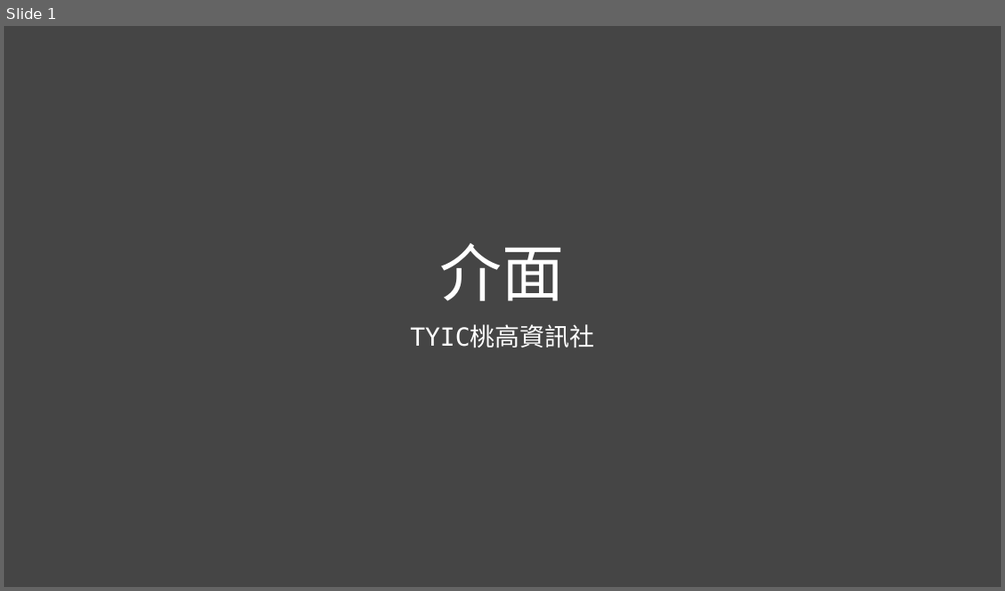
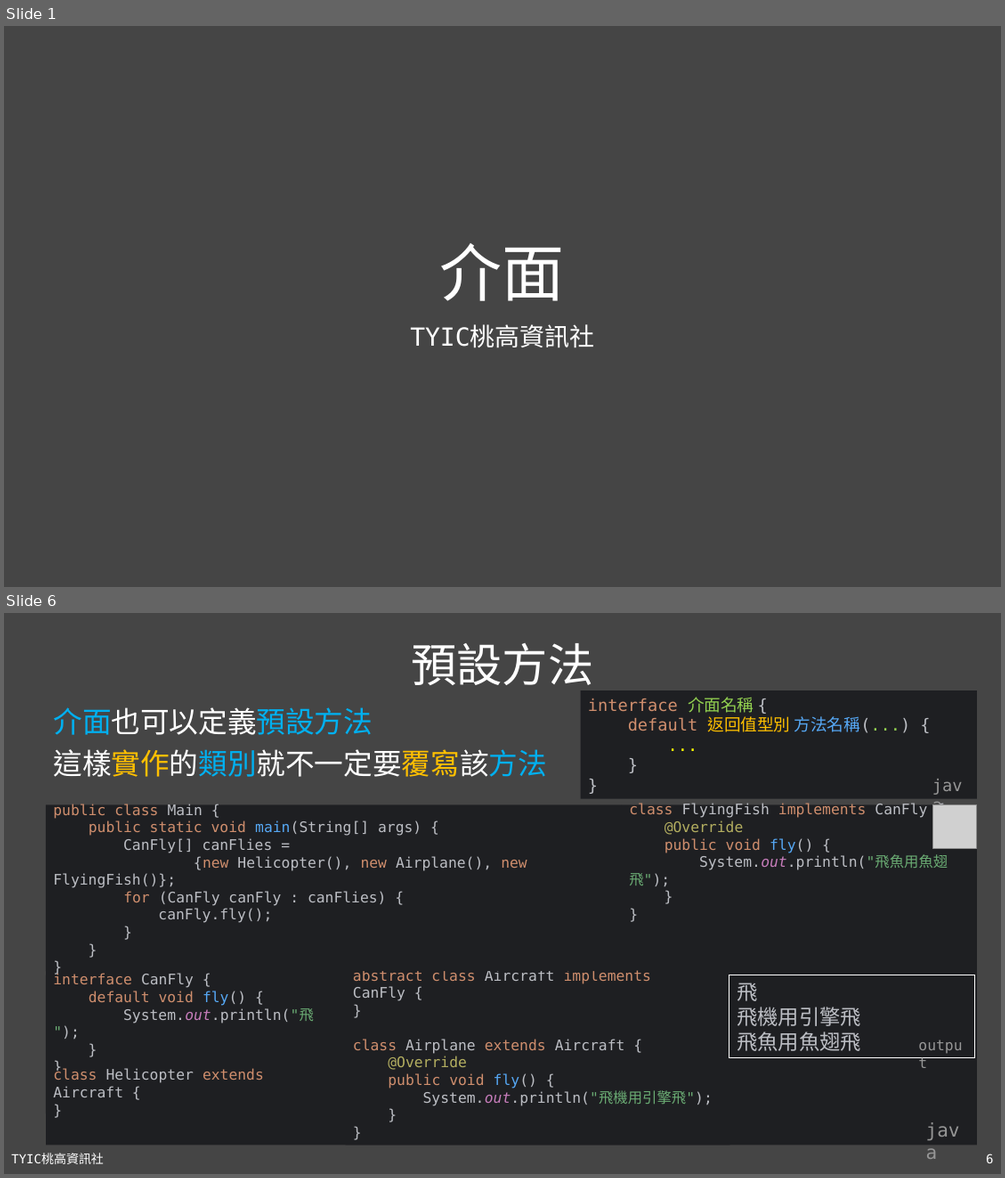
Before and after one commit to TYSHIC/slides, a slide deck: powerpoint/11_介面.pptx. Shown one above the other, each under a label of ours: slide 1 before the commit, slides 1 and 6 after it; the slides between them are not shown. The pictures are 1005x591 and 1005x1178 pixels, drawn with LibreOffice and Linux fonts; fonts in the diff are those of the drawing; grey boxes stand for pictures. Boxes give left, top, right and bottom in pixels: in the first picture for what was removed or moved away, otherwise in the second. Text is boxed around its words. In the diff, an @@ line names an element or a change of style, - is before the commit and + after.

```diff
--- a/powerpoint/11_介面.pptx
+++ b/powerpoint/11_介面.pptx
@@ slide 6 added at bbox=[4, 613, 1001, 1174], background #454545 @@
@@ title added at bbox=[411, 643, 593, 685], 44 pt, text #FFFFFF @@
+預設方法
@@ rectangle added at bbox=[581, 690, 977, 799], fill #1E1F22, 16 pt, text #CF8E6D @@
+interface 介面名稱 {
+default 返回值型別 方法名稱(...) {
+...
+}
+}
@@ text added at bbox=[53, 707, 547, 777], 28 pt, text #FFFFFF @@
+介面也可以定義預設方法
+這樣實作的類別就不一定要覆寫該方法
@@ text added at bbox=[925, 771, 977, 798], 16 pt, text #969696 @@
+java
@@ group added at bbox=[46, 805, 977, 1145]: 5 rectangles, 3 texts, 1 picture @@
+interface CanFly {
+default void fly() {
+System.out.println("飛");
+}
+}
+abstract class Aircraft implements CanFly {
+}
+class Airplane extends Aircraft {
+@Override
+public void fly() {
+System.out.println("飛機用引擎飛");
+}
+}
+class Helicopter extends Aircraft {
+}
+class FlyingFish implements CanFly {
+@Override
+public void fly() {
+System.out.println("飛魚用魚翅飛");
+}
+}
+public class Main {
+public static void main(String[] args) {
+CanFly[] canFlies =
+{new Helicopter(), new Airplane(), new FlyingFish()};
+for (CanFly canFly : canFlies) {
+canFly.fly();
+}
+}
+}
+java
@@ rectangle added at bbox=[729, 974, 975, 1057], fill #1E1F22, outline #FFFFFF 0.75 pt, 20 pt, text #BCBEC4 @@
+飛
+飛機用引擎飛
+飛魚用魚翅飛
@@ text added at bbox=[911, 1032, 975, 1058], 14 pt, text #969696 @@
+output
@@ text added at bbox=[11, 1153, 104, 1164], 12 pt, text #FFFFFF @@
+TYIC桃高資訊社
@@ page number added at bbox=[986, 1153, 993, 1163], 12 pt, text #FFFFFF @@
+6
```
Also in this commit, not shown: 2 slides changed, 5 other slides added, 14 other files.
